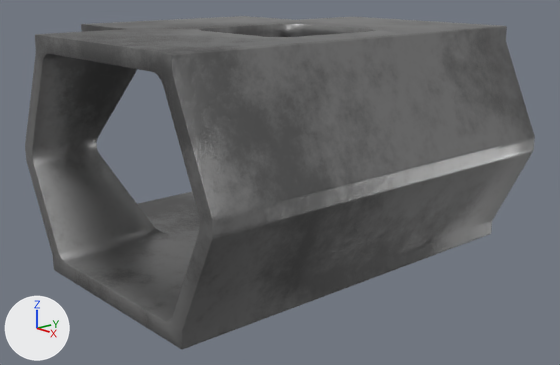
The Blender file Korridor.blend as it was, and as the next commit left it.
Camera for both pictures: a 50 mm camera at (11.14, -9.97, 5.41) aimed at (-0.21, 0.01, 1.27). The lights are fixed; the arrows at lower left show +X, +Y and +Z.

The scene before the commit, as lines of its bpy script (objects in view):
```python
ob_schacht_t_stück_b_oben = bpy.data.objects.new('Schacht_T-Stück_B_oben', me_würfel_045)
ob_schacht_t_stück_b_oben.location = (0.0, 0.0, 0.0)
ob_schacht_t_stück_b_oben.scale = (-1.0, 1.0, 1.0)
```
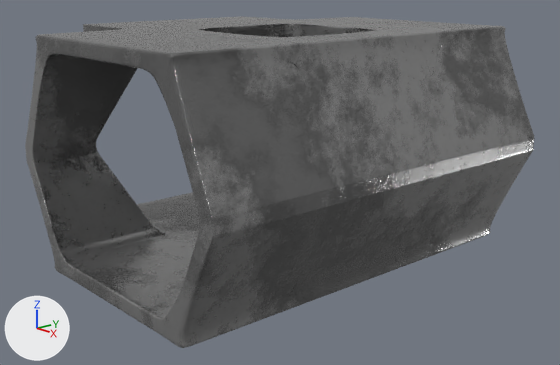
Changed parts and their boxes (x1, y1, x2, y2) in the pictures (560 x 365 px):
'Schacht_T-Stück_B_oben', modifiers changed: before (25, 16, 535, 349); after (25, 16, 534, 348)

The change, as a diff of the scene's bpy script:
```diff
--- a/Korridor.blend.py
+++ b/Korridor.blend.py
@@ ng_nodegroup @@
+ng_nodegroup = bpy.data.node_groups.new('NodeGroup', 'ShaderNodeTree')
+# nodes: BsdfPrincipled, Bump, CombineXYZ, HueSaturation, Mapping, SeparateXYZ, TexCoord, TexNoise, TexWave, ValToRGB
+# colours: black #1f1f1f, grey #a9a9a9, white #ffffff, black #000000, grey #797979, dark grey #5f5f5f, grey #a3a3a3
@@ mat_metall_mit_kratzern_001 @@
 mat_metall_mit_kratzern_001 = bpy.data.materials.new('Metall_mit_Kratzern.001')
-# nodes: BsdfPrincipled, Bump x3, CombineXYZ, Mapping, OutputMaterial, SeparateXYZ, TexCoord, TexNoise x2, TexWave x2, ValToRGB x4, Value
-# colours: white #ffffff, black #000000, grey #797979, grey #a3a3a3
+# nodes: Group, OutputMaterial
@@ ob_schacht_t_stück_b_oben @@
 _m = ob_schacht_t_stück_b_oben.modifiers.new('Abfasen', 'BEVEL')
 _m.width_pct = 0.03
+_m = ob_schacht_t_stück_b_oben.modifiers.new('Unterteilung', 'SUBSURF')
+_m.levels = 4
```
